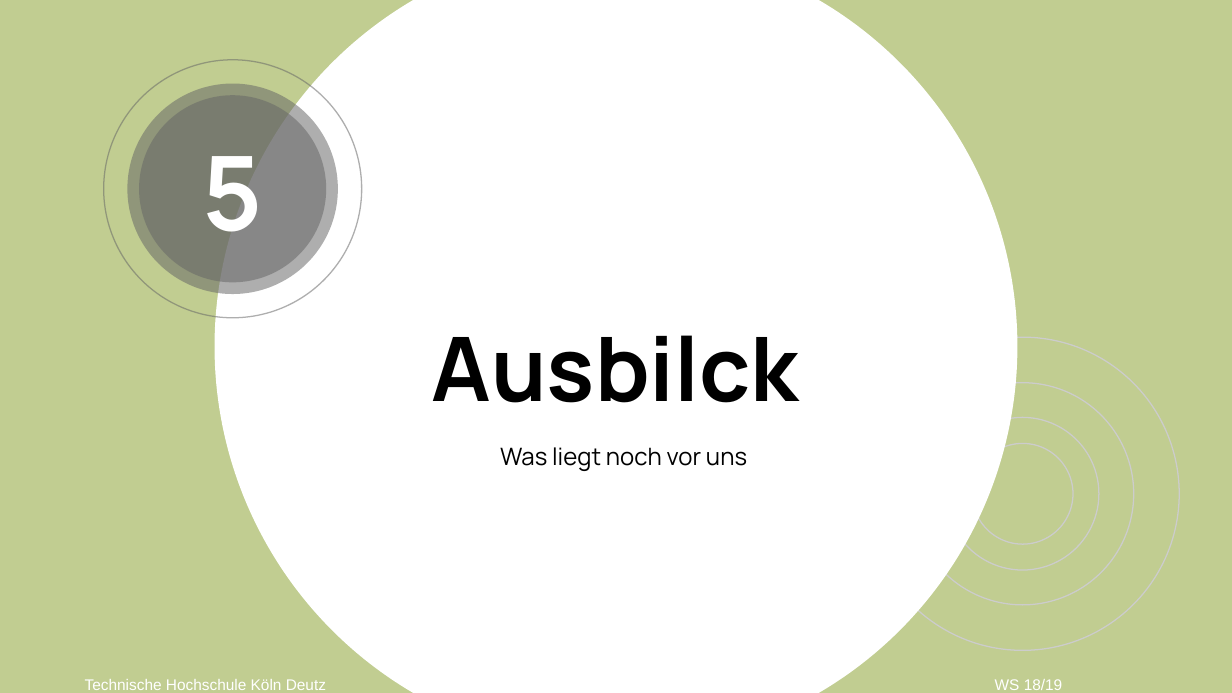
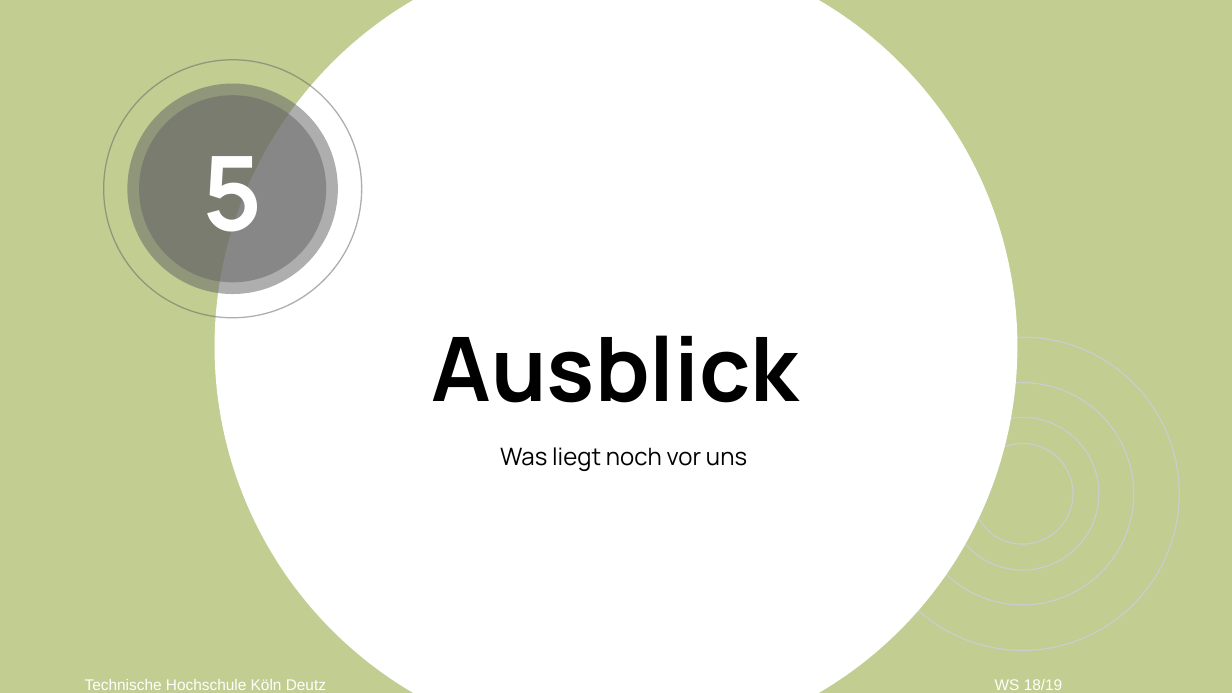
Before and after one commit to matthias-eb/SYP_team02, a slide deck: slide 12 of docs/Praesentation_Prototyp/Prototyp_Präsentation_2.pptx. Drawn at 1232x693 pixels with LibreOffice and Linux fonts; fonts in the diff are those of the drawing; background and template pictures are left out. Boxes give left, top, right and bottom in pixels: in the first picture for what was removed or moved away, otherwise in the second. Text is boxed around its words. In the diff, an @@ line names an element or a change of style, - is before the commit and + after.

```diff
--- a/docs/Praesentation_Prototyp/Prototyp_Präsentation_2.pptx
+++ b/docs/Praesentation_Prototyp/Prototyp_Präsentation_2.pptx
@@ title at [432,335,799,403]: text changed @@
-Ausbilck
+Ausblick
```
Also in this commit, not shown: 10 other files.
